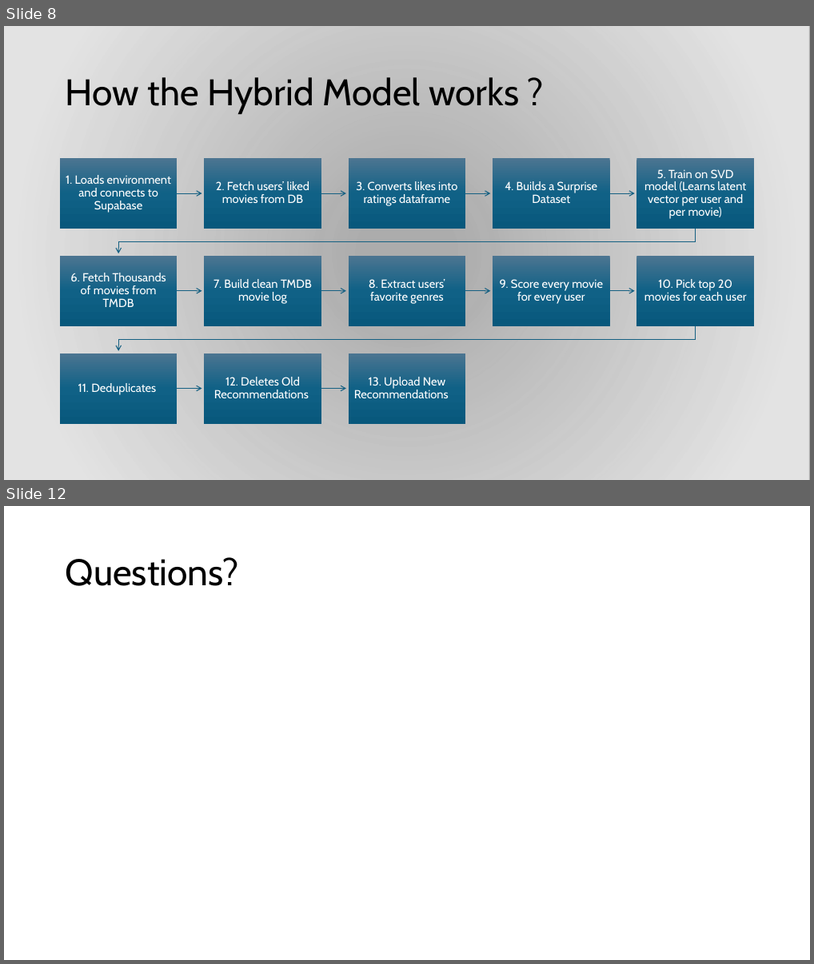
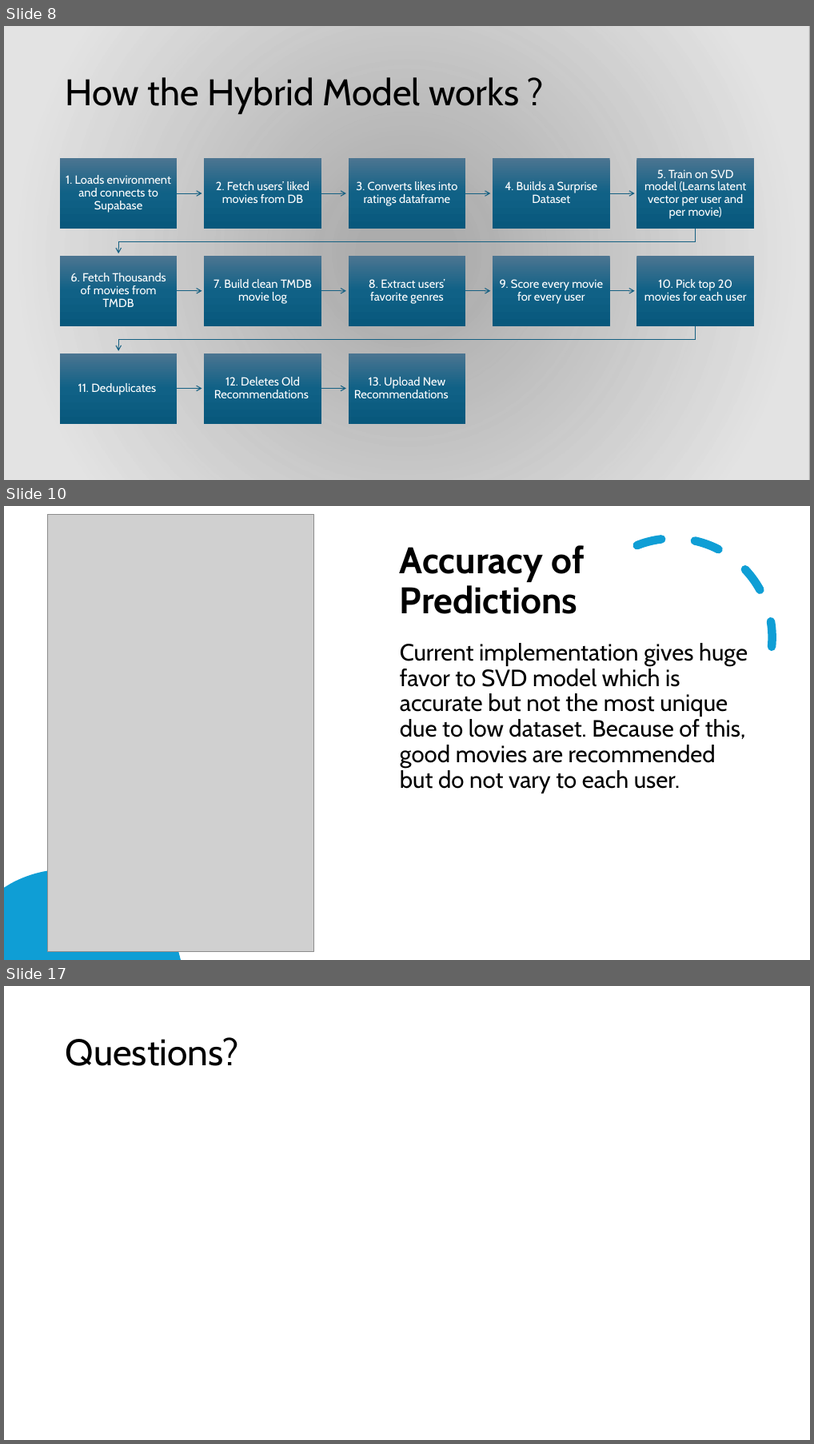
Before and after one commit to RaiiDeNx7/MovieMeter, a slide deck: Documentation/Final Presentation Slides.pptx. Shown one above the other, each under a label of ours: slides 8 and 12 before the commit, slides 8, 10 and 17 after it; the slides between them are not shown. The pictures are 814x964 and 814x1444 pixels, drawn with LibreOffice and Linux fonts; fonts in the diff are those of the drawing; grey boxes stand for pictures; background and template pictures are left out; a plain dark background stands for a picture behind light text. Boxes give left, top, right and bottom in pixels: in the first picture for what was removed or moved away, otherwise in the second. Text is boxed around its words. In the diff, an @@ line names an element or a change of style, - is before the commit and + after.

```diff
--- a/Documentation/Final Presentation Slides.pptx
+++ b/Documentation/Final Presentation Slides.pptx
@@ slide 10 added at (4,506,810,960), background #FFFFFF @@
@@ picture added at (47,514,314,952) @@
@@ arc (boxed as its full ellipse) added at (543,507,805,768), outline #0F9ED5 10 pt dashed @@
@@ title added at (400,545,584,614), 44 pt, text #000000, bold @@
+Accuracy of Predictions
@@ text added at (400,643,748,793), 28 pt, text #000000 @@
+Current implementation gives huge favor to SVD model which is accurate but not the most unique due to low dataset. Because of this, good movies are recommended but do not vary to each user.
@@ freeform shape added at (4,869,181,960), fill #0F9ED5 @@
@@ what was slide 12 is now slide 17 @@
```
Also in this commit, not shown: 2 slides changed, 5 other slides added, 1 slide removed, 1 other file.
